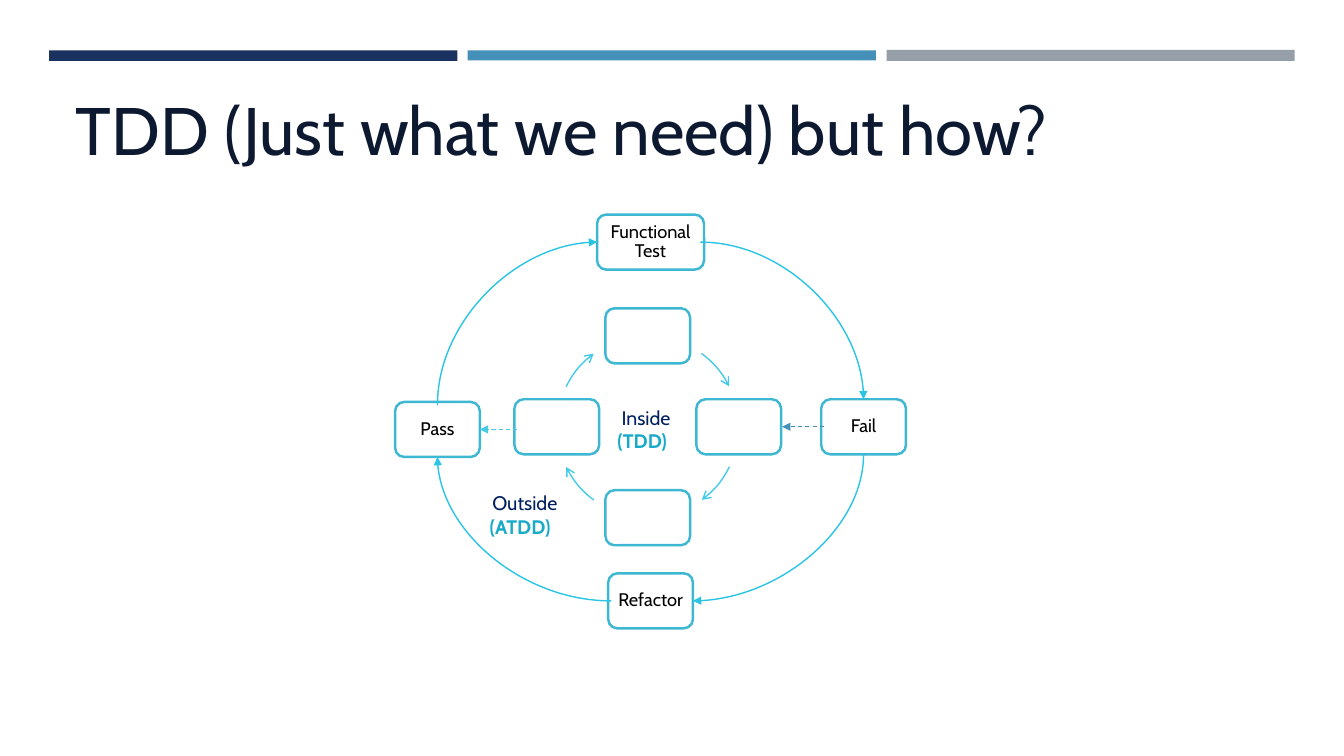
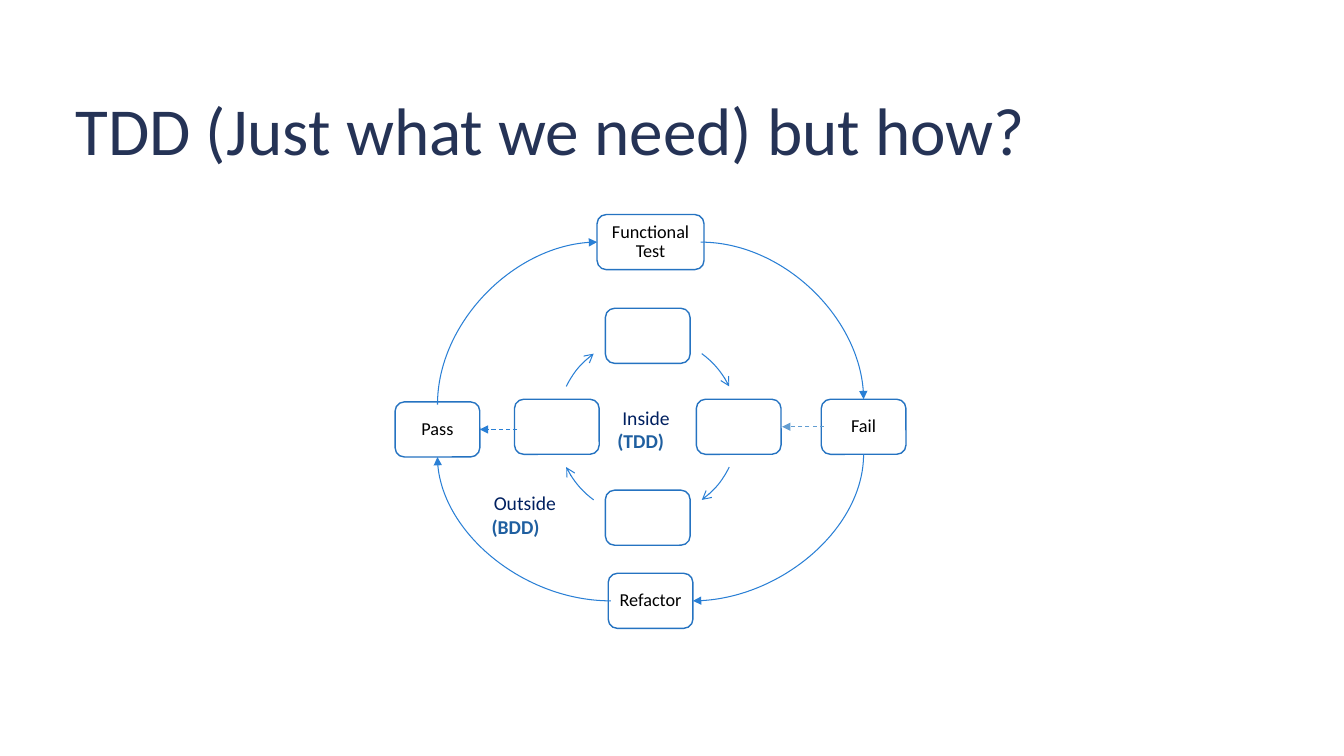
Before and after one commit to jkcpavan/coreTDD, a slide deck: slide 7 of How to Automate API Testing.pptx. Drawn at 1344x756 pixels with LibreOffice and Linux fonts; fonts in the diff are those of the drawing. Boxes give left, top, right and bottom in pixels: in the first picture for what was removed or moved away, otherwise in the second. Text is boxed around its words. In the diff, an @@ line names an element or a change of style, - is before the commit and + after.

```diff
--- a/How to Automate API Testing.pptx
+++ b/How to Automate API Testing.pptx
@@ rectangle removed at (49, 50, 458, 60) @@
@@ rectangle removed at (468, 50, 876, 60) @@
@@ rectangle removed at (886, 50, 1295, 62) @@
@@ text "TDD (Just what we need) ..." at (75, 106, 1025, 164): font Cabin to Calibri, text colour #0D1930 to #253356 @@
@@ curved arrow (438, 404) - (597, 242): stroke #2AC4E5 1 pt to #297FD5 0.75 pt @@
@@ curved arrow (701, 242) - (864, 399): stroke #2AC4E5 1 pt to #297FD5 0.75 pt @@
@@ outline #45CBE8 1 pt to #297FD5 0.75 pt in 4 elements at (557, 336, 738, 517), (557, 336, 738, 517), (557, 336, 738, 517), (557, 336, 738, 517) @@
@@ font Cabin to Calibri in 4 elements at (612, 225, 689, 257), (851, 419, 876, 432), (620, 593, 682, 606), (421, 423, 453, 435) @@
@@ outline #3FB8D3 1.75 pt to #2573C1 1 pt in 8 elements at (597, 215, 704, 270), (822, 399, 906, 455), (608, 574, 693, 629), (395, 402, 480, 458), (606, 309, 691, 364), (697, 399, 781, 455), (606, 490, 691, 545), (514, 399, 599, 455) @@
@@ text "Inside" at (617, 411, 669, 451): font Cabin to Calibri; text colour #19AAC9 to #1F5FA0 in "(TDD)" @@
@@ arrow (517, 430) - (480, 430): stroke #45CBE8 0.75 pt dashed to #297FD5 0.75 pt dashed @@
@@ arrow (824, 426) - (782, 426): stroke #4590B8 0.75 pt dashed to #629DD1 0.75 pt dashed @@
@@ curved arrow (611, 601) - (438, 457): stroke #2AC4E5 1 pt to #297FD5 0.75 pt @@
@@ curved arrow (864, 455) - (693, 601): stroke #2AC4E5 1 pt to #297FD5 0.75 pt @@
@@ text at (494, 496, 556, 510): font Cabin to Calibri in "Outside" @@
@@ text at (492, 519, 540, 537): text changed; font Cabin to Calibri; text colour #19AAC9 to #1F5FA0 @@
-(ATDD)
+(BDD)
```
Also in this commit, not shown: 12 other slides changed, 3 slides added, 1 slide removed.
